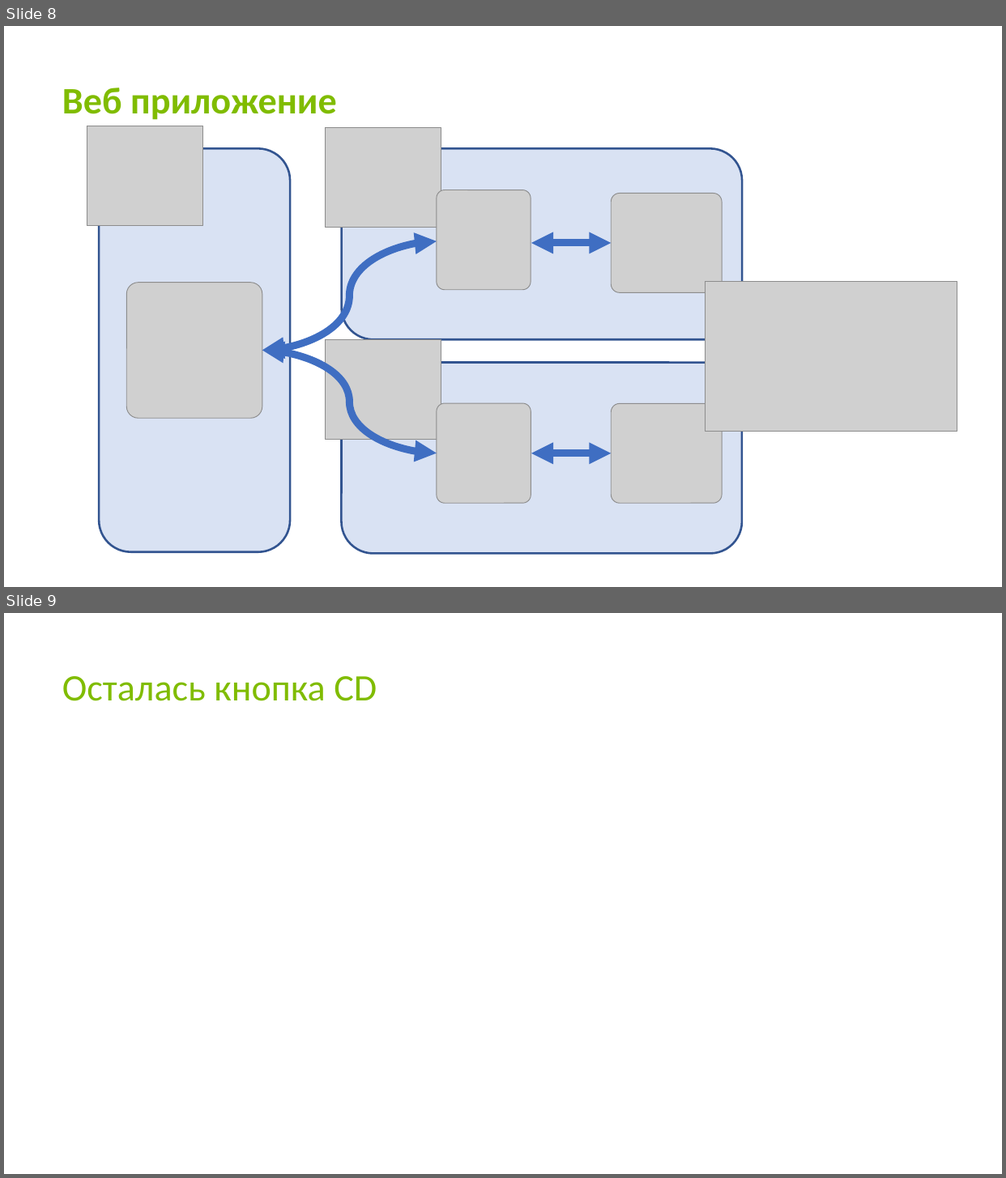
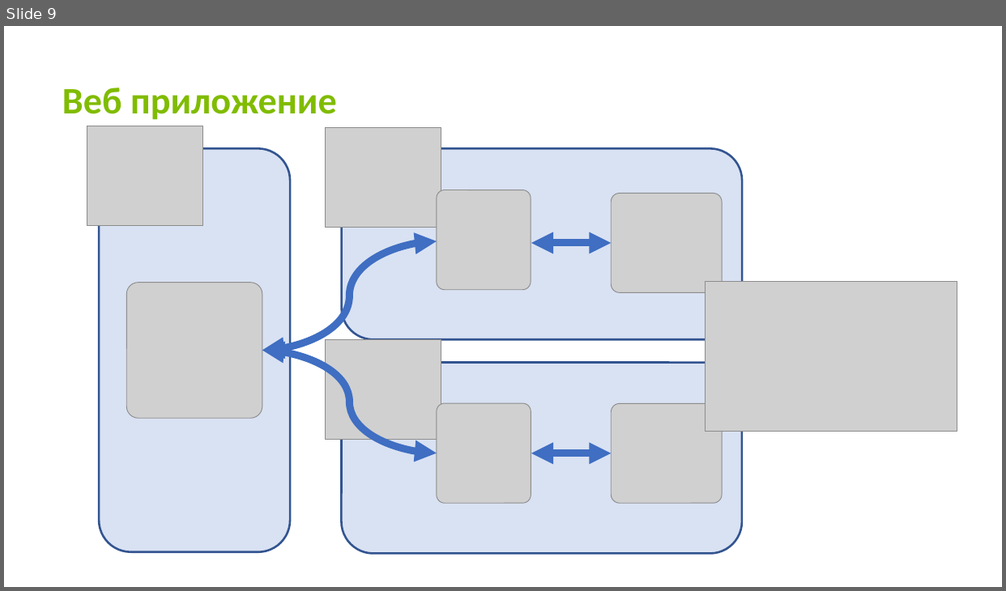
Before and after one commit to BanLex/final, a slide deck: Презентация DevOps Шабанов А.В..pptx. Shown one above the other, each under a label of ours: slides 8 and 9 before the commit, slide 9 after it. The pictures are 1006x1178 and 1006x591 pixels, drawn with LibreOffice and Linux fonts; fonts in the diff are those of the drawing; grey boxes stand for pictures. Boxes give left, top, right and bottom in pixels: in the first picture for what was removed or moved away, otherwise in the second. Text is boxed around its words. In the diff, an @@ line names an element or a change of style, - is before the commit and + after.

```diff
--- a/Презентация DevOps Шабанов А.В..pptx
+++ b/Презентация DevOps Шабанов А.В..pptx
@@ slide 9 removed at bbox=[4, 613, 1002, 1174], background #FFFFFF @@
@@ title removed at bbox=[62, 676, 377, 701] @@
-Осталась кнопка CD
@@ what was slide 8 is now slide 9 @@
```
Also in this commit, not shown: 1 slide changed, 2 slides added.
